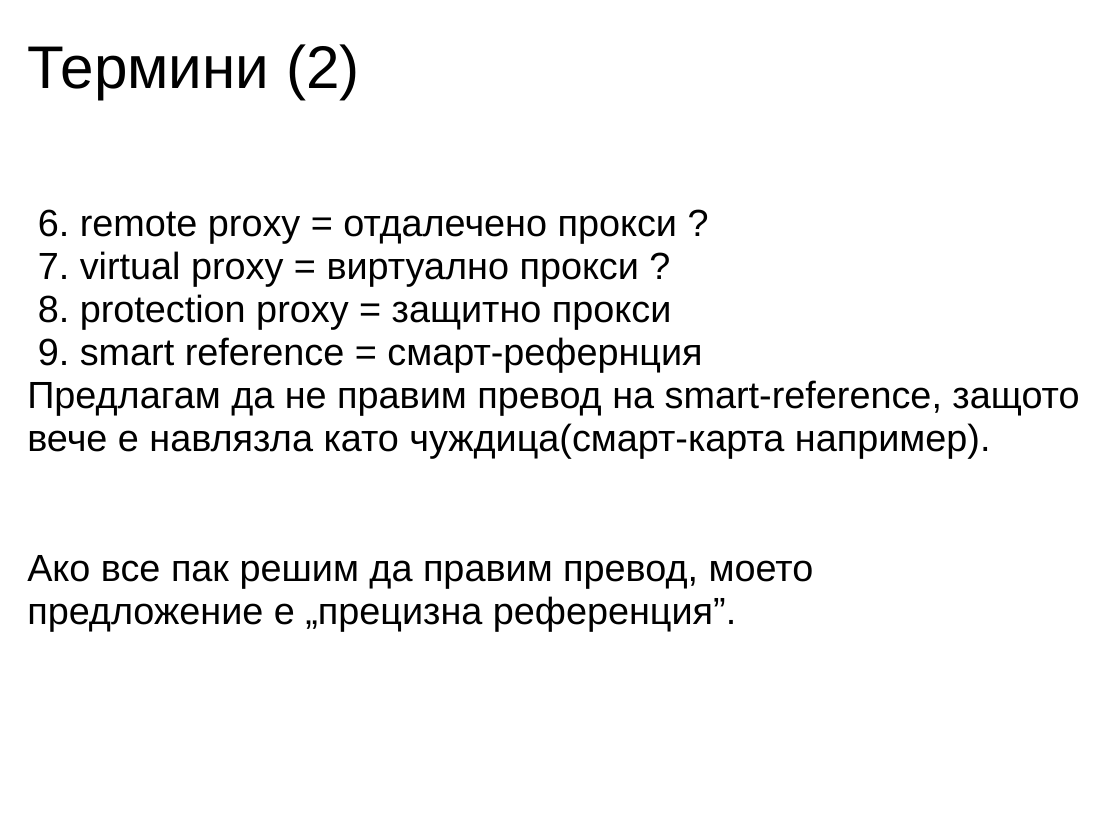
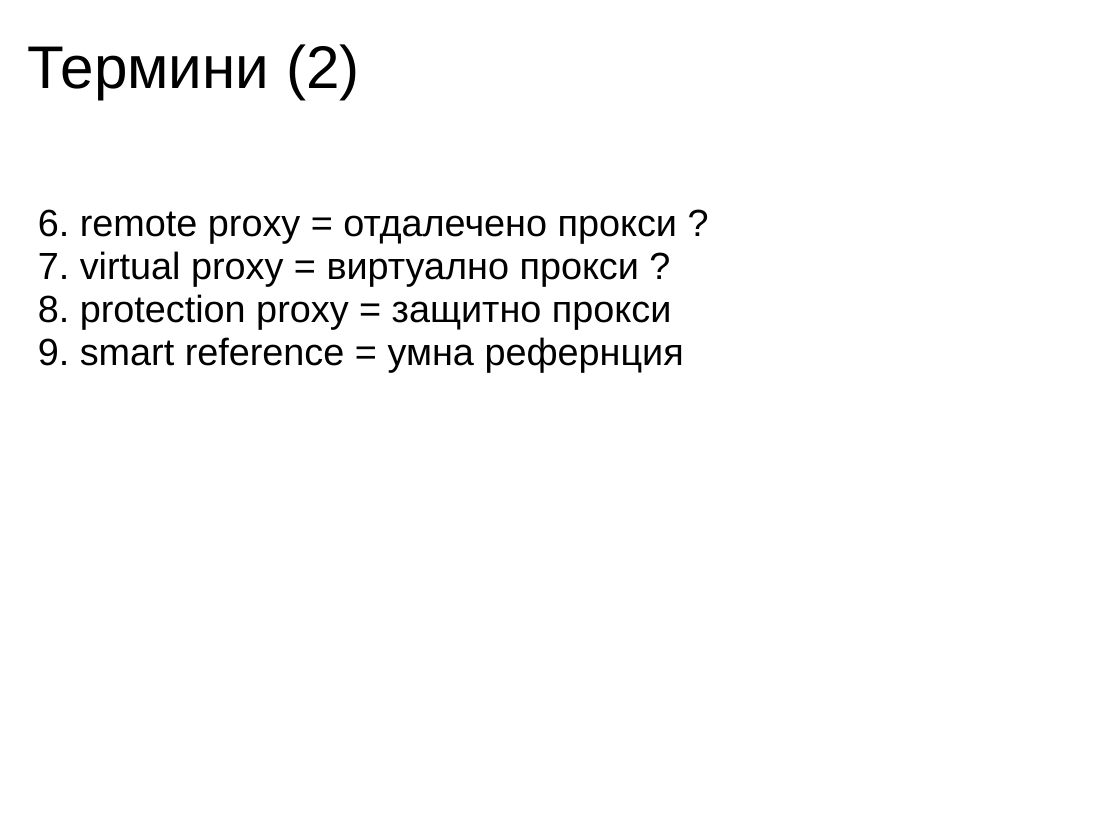
Before and after one commit to nikolaiweselinow/design-patterns-book, a slide deck: slide 3 of resources/Chapter-17-Proxy/Chapter-17-Proxy.ppt. Drawn at 1120x840 pixels with LibreOffice and Linux fonts; fonts in the diff are those of the drawing. Boxes give left, top, right and bottom in pixels: in the first picture for what was removed or moved away, otherwise in the second. Text is boxed around its words. In the diff, an @@ line names an element or a change of style, - is before the commit and + after.

```diff
--- a/resources/Chapter-17-Proxy/Chapter-17-Proxy.ppt
+++ b/resources/Chapter-17-Proxy/Chapter-17-Proxy.ppt
@@ text at (38,337,684,372): text changed @@
-9. smart reference = смарт-рефернция
-Предлагам да не правим превод на smart-reference, защото вече е навлязла като чуждица(смарт-карта например).
-Ако все пак решим да правим превод, моето предложение е „прецизна референция”.
+9. smart reference = умна рефернция
```
Also in this commit, not shown: 2 other slides changed, 1 other file.
